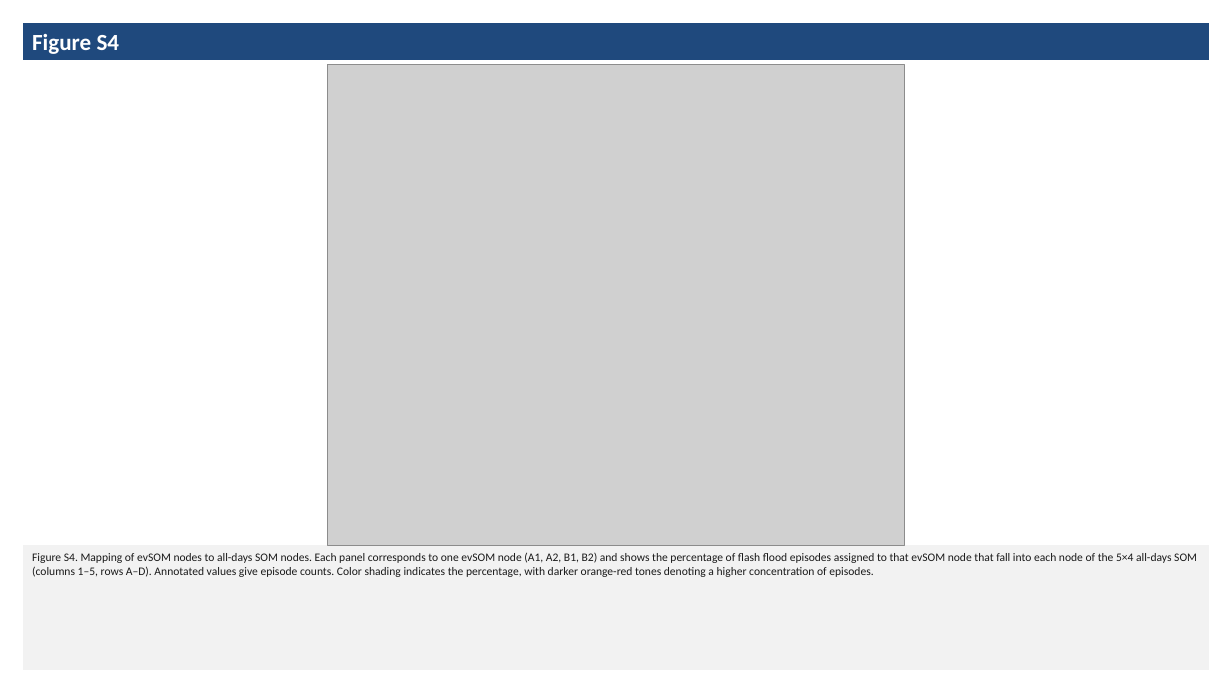
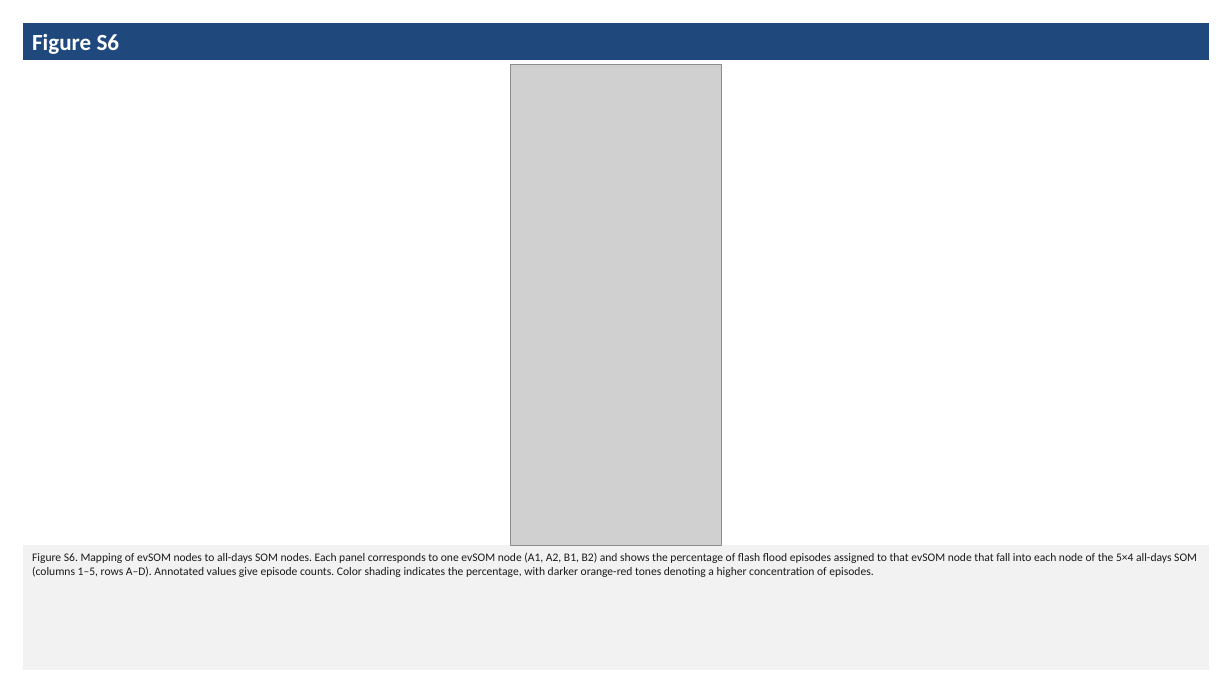
Before and after one commit to tyfolino/NYC-Flash-Floods-SOMs, a slide deck: slide 11 of NYC_flash_flood_SOMs_figures.pptx (slide 9 before the commit). Drawn at 1232x693 pixels with LibreOffice and Linux fonts; fonts in the diff are those of the drawing; grey boxes stand for pictures. Boxes give left, top, right and bottom in pixels: in the first picture for what was removed or moved away, otherwise in the second. Text is boxed around its words. In the diff, an @@ line names an element or a change of style, - is before the commit and + after.

```diff
--- a/NYC_flash_flood_SOMs_figures.pptx
+++ b/NYC_flash_flood_SOMs_figures.pptx
@@ text in rectangle at (x1=32, y1=34, x2=120, y2=54): text changed @@
-Figure S4
+Figure S6
@@ picture removed at (x1=328, y1=65, x2=905, y2=545) @@
@@ picture added at (x1=511, y1=65, x2=722, y2=545) @@
```
Also in this commit, not shown: 5 other slides changed, 1 slide added, 1 slide removed, 32 other files.
